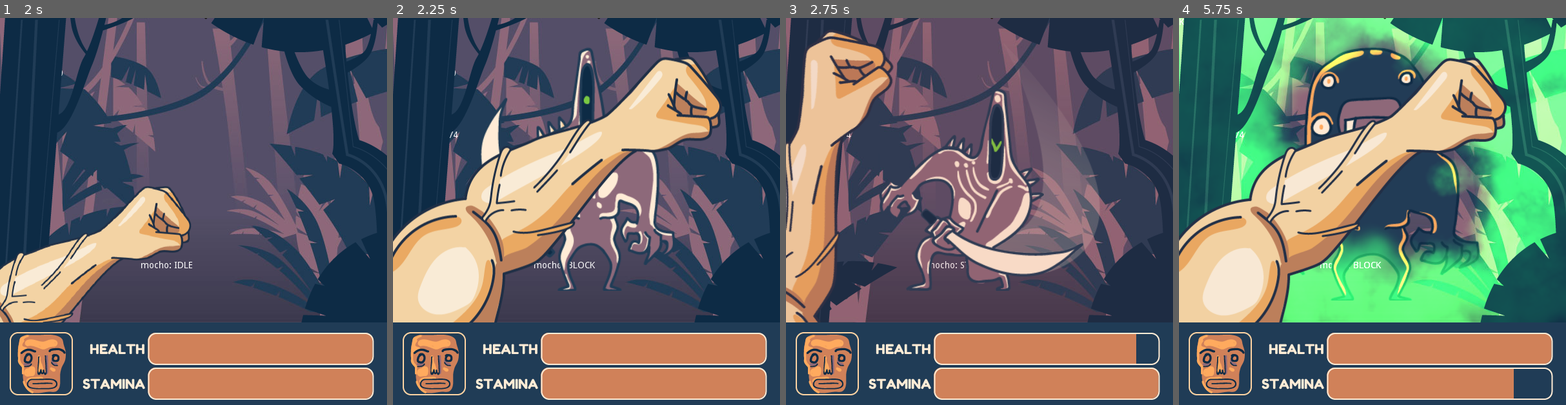
Above: before the commit, frames 1-4 (left to right).
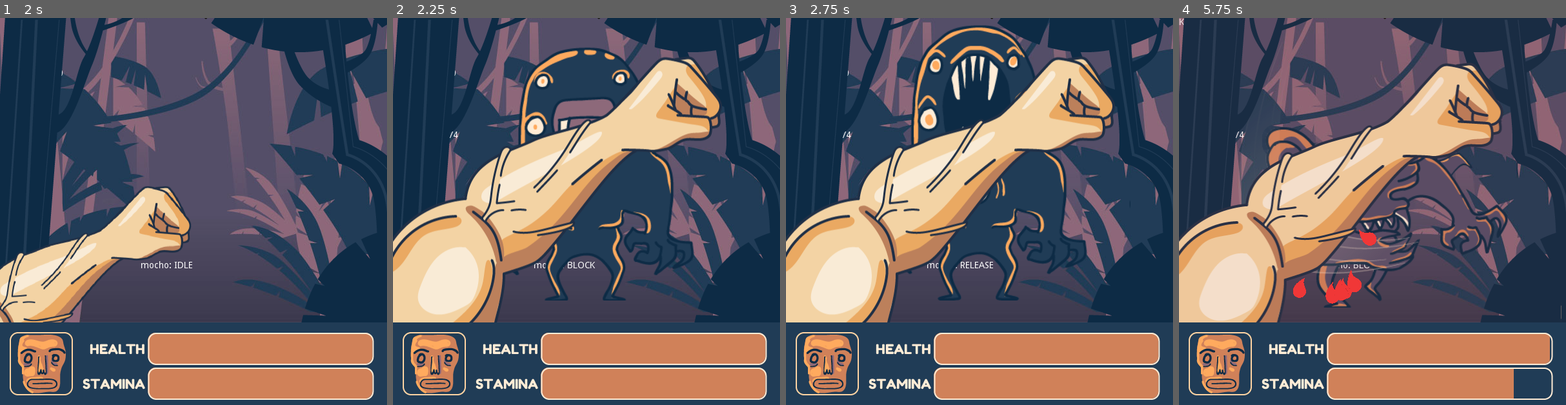
Above: after the commit, the same moments.

Repository: blackmambastudio/mocho
Game: Godot game, scene res://Game.tscn
Two runs of this game, one before a commit and one after it. Both use one fixed random seed, a clock stepped at 60 frames per second and the inputs below.
Inputs (mouse positions are in pixels of both pictures, inside the frame that each line leads up to):
- Up to frame 1 (2 s): move the mouse to (278, 192) at 0.52 s; hold Right (ui_right) 0.53-1.28 s; tap D (block) at 0.6, 1.55 s; click (278, 192) at 0.67 s; tap K (hit) at 0.8, 1.35 s; tap Enter at 1.25 s; move the mouse to (116, 230) at 1.27 s
- Up to frame 2 (2.25 s): move the mouse to (625, 126) at 2.02 s; hold Right (ui_right) from 2.03 s (still down); tap D (block) at 2.1 s
- Up to frame 3 (2.75 s): keep holding Right (ui_right); tap K (hit) at 2.3 s
- Up to frame 4 (5.75 s): move the mouse to (1353, 288) at 2.77 s; tap K (hit) at 2.85, 3.8, 4.35, 5.3 s; click (1353, 288) at 2.92 s; tap D (block) at 3.05, 3.6, 4.55, 5.1 s; move the mouse to (1488, 269) at 3.52 s; release Right (ui_right) at 3.53 s; move the mouse to (1256, 153) at 4.27 s; move the mouse to (1391, 211) at 5.02 s; click (1391, 211) at 5.17 s

Frame 1 is identical in both runs. In frame 2, 11% of the frame differs, in the area x 22-78%, y 7-73%; in frame 3, 45%; in frame 4, 61%, in the area x 0-100%, y 0-89%.

Commit message:
tunning martica, second attack

Diff:
--- a/Dungeon.gd
+++ b/Dungeon.gd
@@ -6,9 +6,10 @@
 
 func next_monster():
 	randomize()
-	if randf() < 0.5:
+	var value = randf()
+	if value < 0.5:
 		return Monster.instance()
-	if randf() < 0.8:
+	if value < 0.8:
 		return Milton.instance()
 	else:
 		return Marta.instance()
--- a/Monster.gd
+++ b/Monster.gd
@@ -25,12 +25,12 @@
 var status_pattern = [
 	[2,1,1,1,1,1,1,1,1,1,1,1,1,1,1,1],
 	[0,0,0,0,0,0,0,0,0,0,0,0,0,0,0,0],
-	[1,1,1,1,1,1,1,1,2,1,1,1,1,1,1,1],
-	[1,1,1,1,1,1,1,1,1,1,1,1,1,1,1,1],
+	[1,1,1,1,1,1,0,0,2,1,1,1,1,1,1,1],
+	[1,1,1,1,1,1,1,1,1,1,1,1,1,1,0,0],
 	[2,1,1,1,1,1,1,1,1,1,1,1,1,1,1,1],
 	[0,0,0,0,0,0,0,0,0,0,0,0,0,0,0,0],
-	[1,1,1,1,1,1,1,1,2,1,1,1,1,1,1,1],
-	[1,1,1,1,1,1,1,1,1,1,1,1,1,1,1,1]
+	[1,1,1,1,1,1,0,0,2,1,1,1,1,1,1,1],
+	[1,1,1,1,1,1,1,1,1,1,1,1,1,1,0,0]
 ]
 var mocho_dead = false
 
@@ -116,7 +116,10 @@
 			$Sprite.set_frame(1)
 		STATUS.HIT:
 			AM.alien_attack(monster_type)
-			$Sprite.set_frame(2)
+			if current_attack == 0:
+				$Sprite.set_frame(2)
+			else:
+				$Sprite.set_frame(5)
 		STATUS.DODGE:
 			AM.alien_dodge(monster_type)
 			# trigger the dogging animation
--- a/MonsterMarta.gd
+++ b/MonsterMarta.gd
@@ -9,13 +9,13 @@
 func _ready():
 	status_pattern = [
 		[2,1,1,1,1,1,1,1,1,1,1,1,1,1,1,1],
+		[1,1,1,1,1,4,0,0,3,5,1,1,1,1,1,1],
 		[1,1,1,1,1,1,1,1,1,1,1,1,1,1,1,1],
 		[1,1,1,1,1,1,1,1,1,1,1,1,1,1,1,1],
+		[1,1,1,1,0,0,0,0,0,0,0,0,1,1,1,1],
+		[1,1,1,1,1,1,0,0,0,0,1,1,1,1,1,1],
 		[1,1,1,1,1,1,1,1,1,1,1,1,1,1,1,1],
-		[2,1,1,1,1,1,1,1,1,1,1,1,1,1,1,1],
-		[1,1,1,1,1,1,1,1,1,1,1,1,1,1,1,1],
-		[1,1,1,1,1,1,1,1,1,1,1,1,1,1,1,1],
-		[1,1,1,1,1,1,1,1,1,1,1,1,1,1,1,1]
+		[1,1,1,1,1,1,1,1,1,1,1,1,1,1,0,0]
 	]
 	beats_lenght = len(status_pattern)
 
@@ -24,3 +24,12 @@
 		STATUS.HIT:
 			$AnimationPlayer.play("Spit")
 	.set_status(status)
+
+func apply_damage(mocho):
+	if self.current_attack == 1:
+		var reduced_stamina = -20
+		if mocho.current_status == STATUS.BLOCK:
+			reduced_stamina = -5
+		mocho.add_stamina(reduced_stamina)
+	else:
+		.apply_damage(mocho)
--- a/MonsterMarta.tscn
+++ b/MonsterMarta.tscn
@@ -81,10 +81,10 @@
 "values": [ Color( 1, 1, 1, 1 ), Color( 1, 1, 1, 1 ), Color( 1, 1, 1, 0 ) ]
 }
 
-[sub_resource type="CanvasItemMaterial" id=1]
+[sub_resource type="CanvasItemMaterial" id=2]
 blend_mode = 1
 
-[node name="MonsterMarta" index="0" instance=ExtResource( 1 )]
+[node name="MonsterMarta" instance=ExtResource( 1 )]
 script = ExtResource( 2 )
 id = "fighter"
 time_to_block = 0.2
@@ -92,8 +92,8 @@
 time_to_hit = 0.4
 time_dodge = 0.1
 time_blocking = 0.1
-damage = 5
 monster_type = "Marta"
+min_time_to_hit = 0.1
 
 [node name="Label" parent="." index="0"]
 margin_left = 19.0452
@@ -105,14 +105,13 @@
 position = Vector2( 300, 224.54 )
 texture = ExtResource( 3 )
 hframes = 6
-frame = 2
 
 [node name="AnimationPlayer" parent="." index="3"]
-anims/Spit = SubResource( 2 )
+anims/Spit = SubResource( 1 )
 
 [node name="Smoke" type="Sprite" parent="." index="4"]
 modulate = Color( 0.152941, 0.858824, 0.180392, 1 )
-material = SubResource( 1 )
+material = SubResource( 2 )
 position = Vector2( 289, 212 )
 scale = Vector2( 1e-005, 1e-005 )
 texture = ExtResource( 4 )
--- a/MonsterMilton.gd
+++ b/MonsterMilton.gd
@@ -8,7 +8,7 @@
 # 5 restore time to hit
 func _ready():
 	status_pattern = [
-		[1,1,1,1,1,1,1,1,2,4,2,2,2,2,2,2],
+		[1,1,1,1,1,0,0,0,2,4,2,2,2,2,2,2],
 		[2,2,2,5,0,0,0,0,0,0,0,0,0,0,0,0],
 		[0,0,0,0,0,0,0,0,0,0,0,0,0,0,0,0],
 		[1,1,1,1,1,1,1,1,1,1,1,1,1,1,1,1]
--- a/MonsterMilton.tscn
+++ b/MonsterMilton.tscn
@@ -4,7 +4,7 @@
 [ext_resource path="res://MonsterMilton.gd" type="Script" id=2]
 [ext_resource path="res://Assets/alien-03.png" type="Texture" id=3]
 
-[node name="Milton" instance=ExtResource( 1 )]
+[node name="Milton" index="0" instance=ExtResource( 1 )]
 script = ExtResource( 2 )
 id = "fighter"
 time_to_block = 0.2
Not shown: 1 places in MonsterMarta.tscn that only renumber resources
